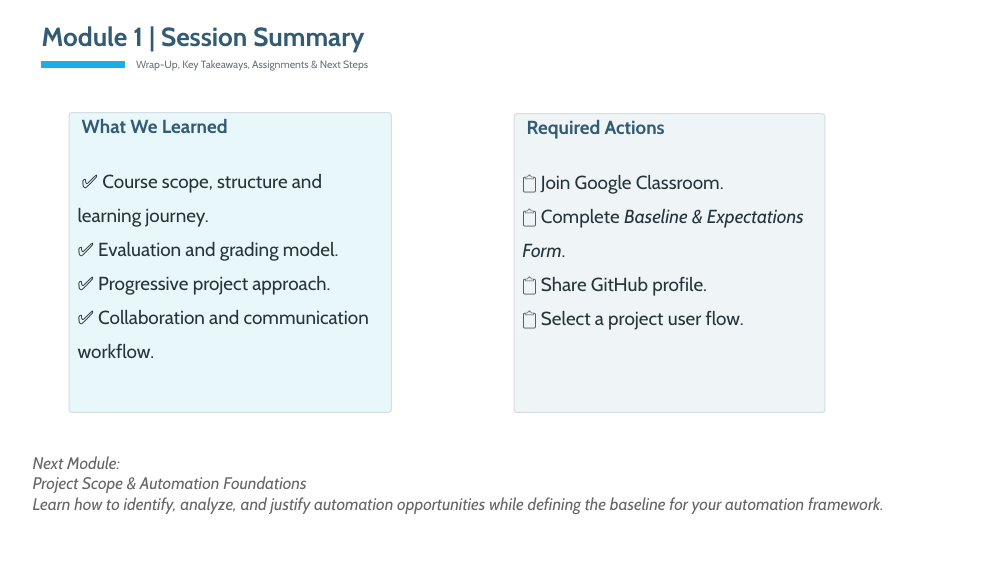
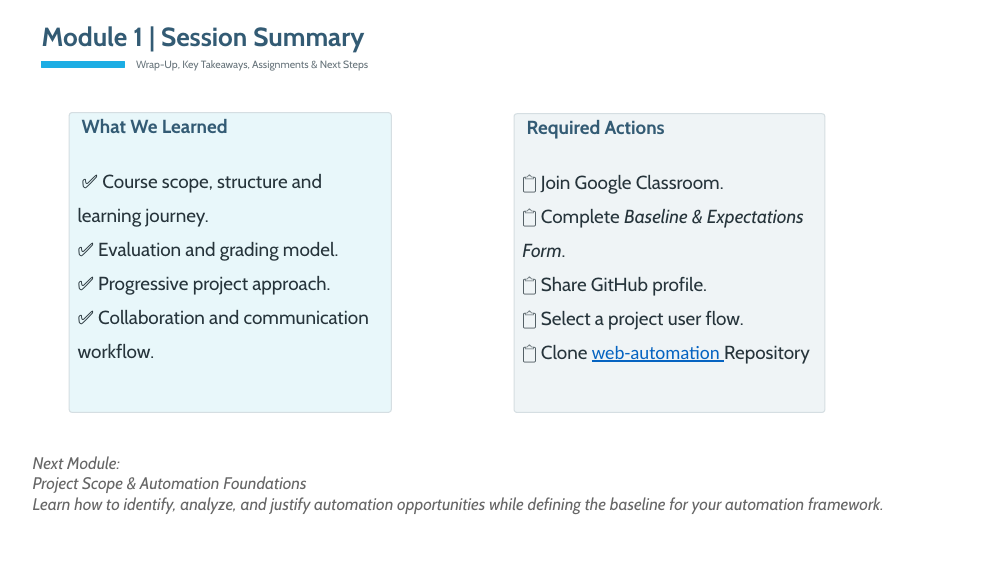
Before and after one commit to anaelince/web-automation, a slide deck: slide 9 of docs/M1-Overview.pptx. Drawn at 1008x567 pixels with LibreOffice and Linux fonts; fonts in the diff are those of the drawing. Boxes give left, top, right and bottom in pixels: in the first picture for what was removed or moved away, otherwise in the second. Text is boxed around its words. In the diff, an @@ line names an element or a change of style, - is before the commit and + after.

```diff
--- a/docs/M1-Overview.pptx
+++ b/docs/M1-Overview.pptx
@@ text in rounded rectangle at (541,345,810,364): paragraph added @@
+📋 Clone web-automation Repository
```
Also in this commit, not shown: 1 other slide changed.
